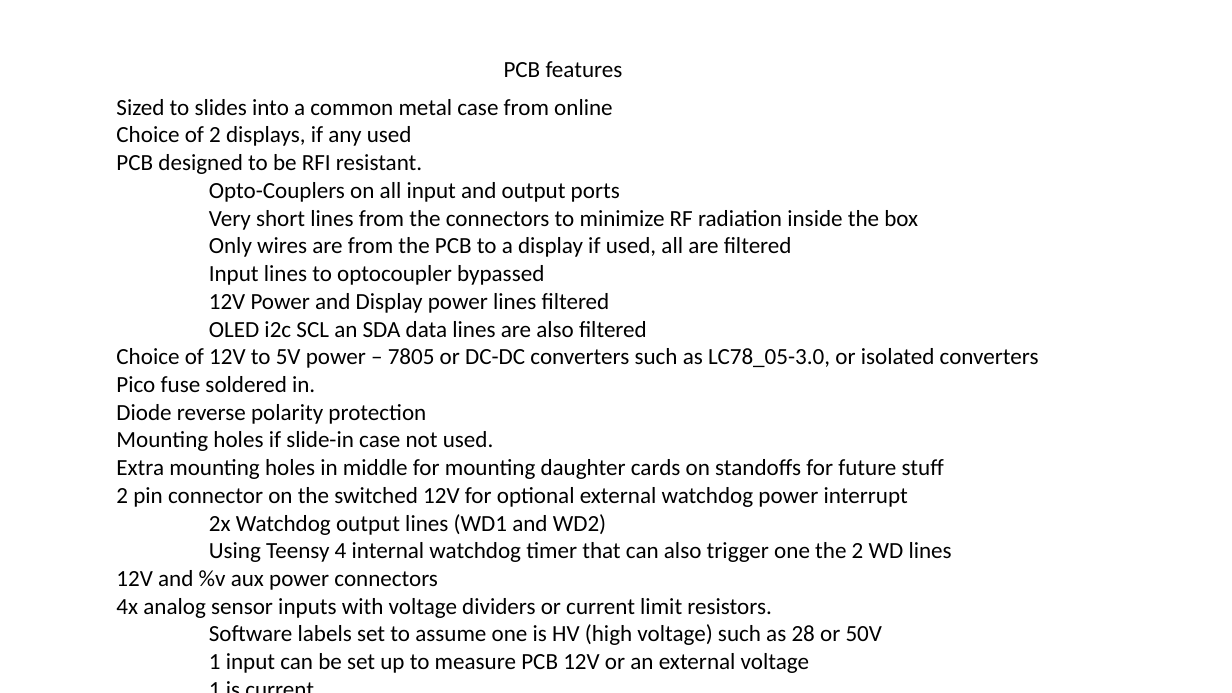
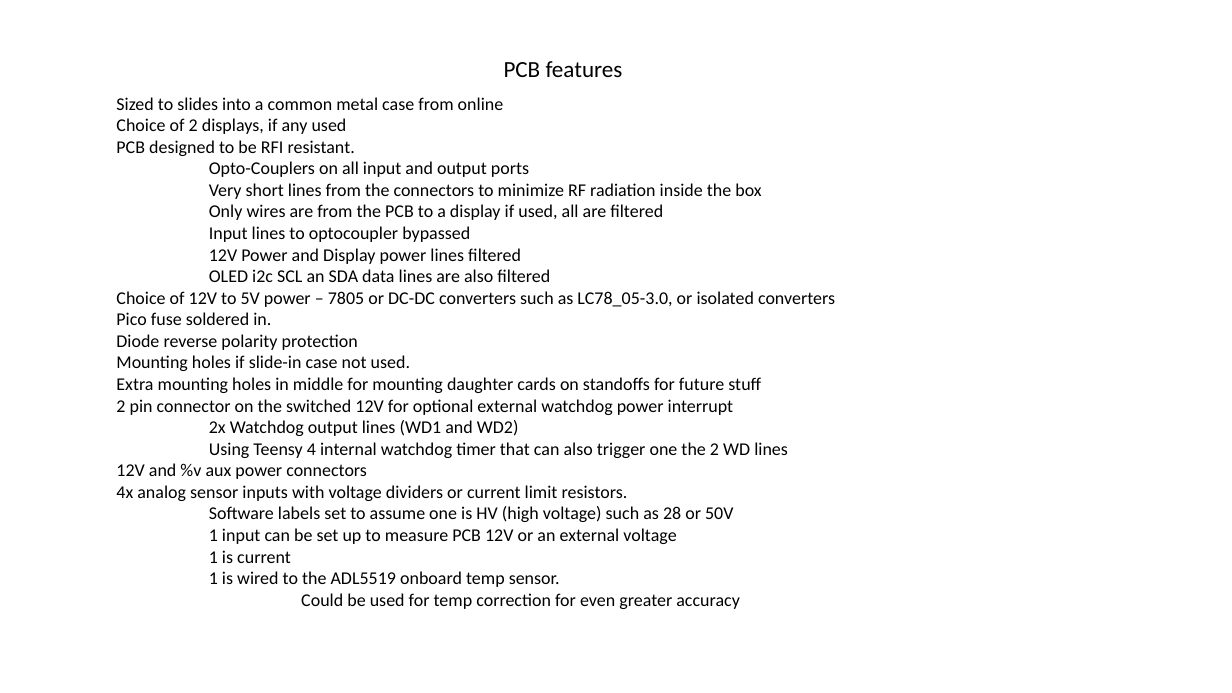
Before and after one commit to K7MDL2/RF-Power-Meter-V1, a slide deck: slide 4 of RF_Wattmeter_Teensy41_PCB_V1/Docs/Teensy 4.1 RF Wattmeter and Band Decoder Project.pptx. Drawn at 1232x693 pixels with LibreOffice and Linux fonts; fonts in the diff are those of the drawing. Boxes give left, top, right and bottom in pixels: in the first picture for what was removed or moved away, otherwise in the second. Text is boxed around its words. In the diff, an @@ line names an element or a change of style, - is before the commit and + after.

```diff
--- a/RF_Wattmeter_Teensy41_PCB_V1/Docs/Teensy 4.1 RF Wattmeter and Band Decoder Project.pptx
+++ b/RF_Wattmeter_Teensy41_PCB_V1/Docs/Teensy 4.1 RF Wattmeter and Band Decoder Project.pptx
@@ text "Sized to slides into a ..." at <box>116,97,835,609</box>: size 18 to 14 pt @@
```
Also in this commit, not shown: 1 other slide changed, 15 other files.
